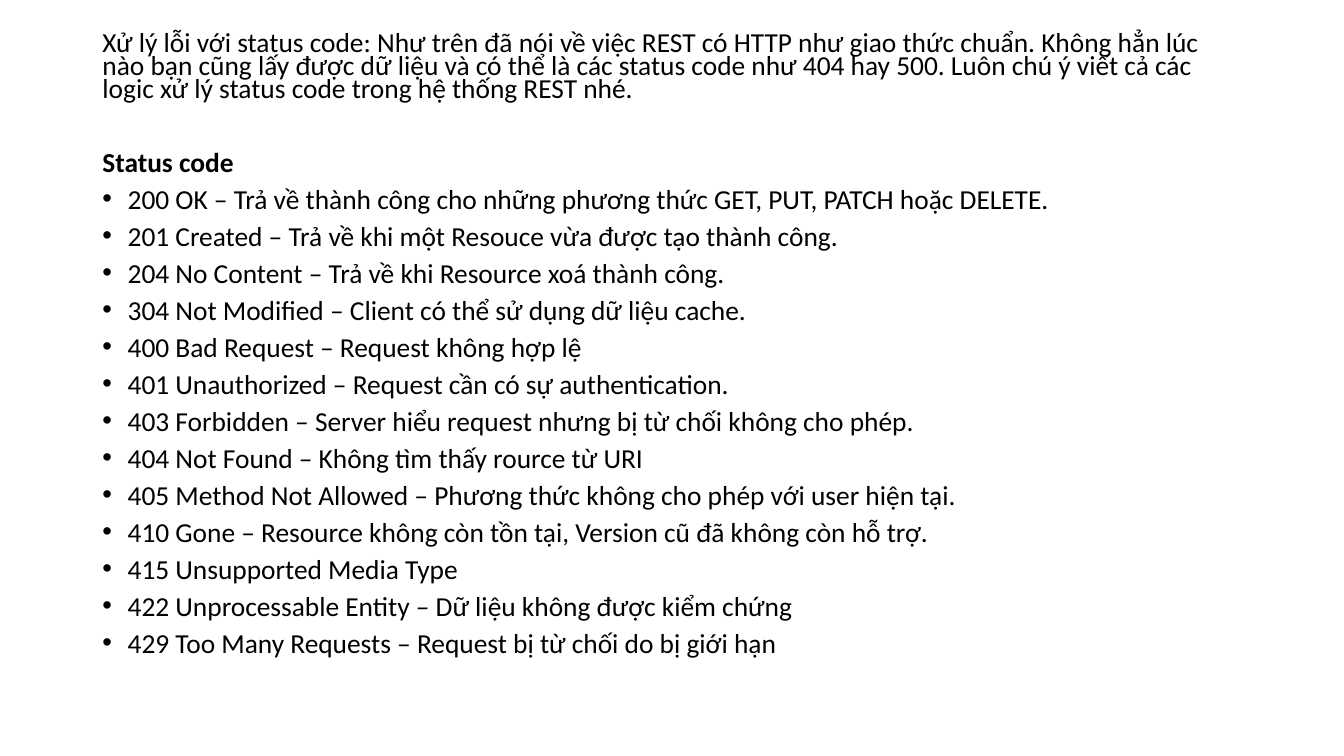
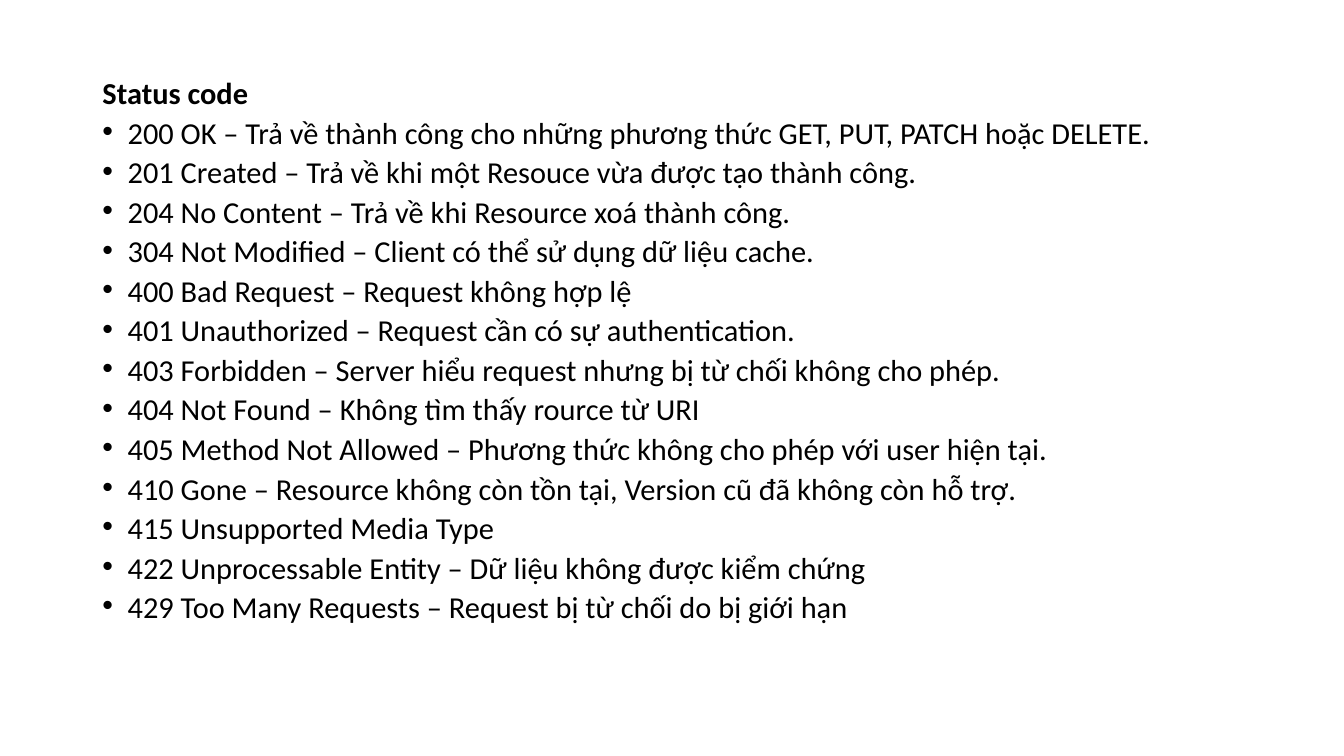
Before and after one commit to hoanghiep8921/t3h_demo, a slide deck: slide 16 of slide-t3h/Webservices.pptx (slide 12 before the commit). Drawn at 1344x756 pixels with LibreOffice and Linux fonts; fonts in the diff are those of the drawing. Boxes give left, top, right and bottom in pixels: in the first picture for what was removed or moved away, otherwise in the second. Text is boxed around its words. In the diff, an @@ line names an element or a change of style, - is before the commit and + after.

```diff
--- a/slide-t3h/Webservices.pptx
+++ b/slide-t3h/Webservices.pptx
@@ text "Status code" at <box>102,82,1149,624</box>: size 19.6 to 21.7 pt @@
@@ text at <box>102,29,1198,103</box>: paragraph removed @@
-Xử lý lỗi với status code: Như trên đã nói về việc REST có HTTP như giao thức chuẩn. Không hẳn lúc nào bạn cũng lấy được dữ liệu và có thể là các status code như 404 hay 500. Luôn chú ý viết cả các logic xử lý status code trong hệ thống REST nhé.
```
Also in this commit, not shown: 2 other slides changed, 12 slides added, 1 slide removed, 2 other files.
